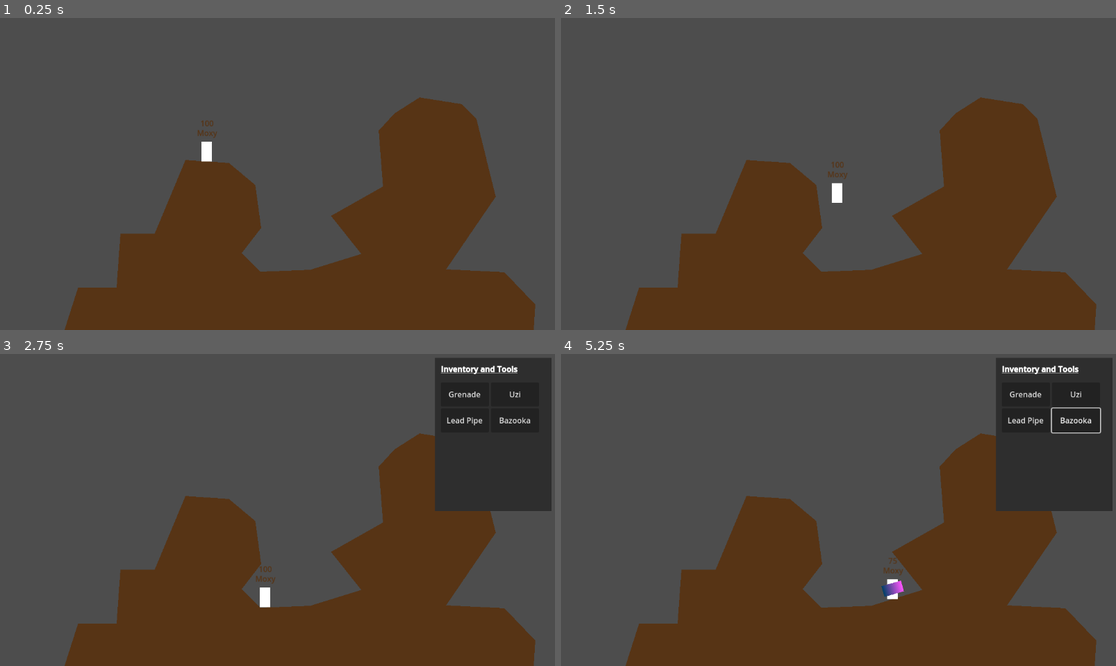
Above: before the commit, frames 1-4 (two rows, left to right).
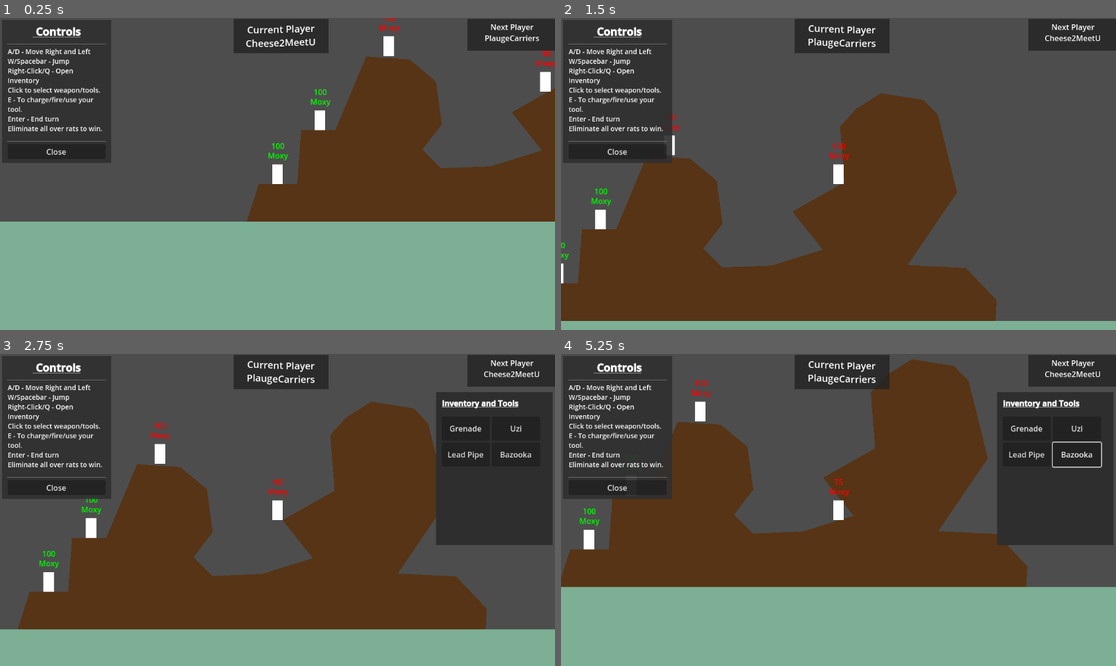
Above: after the commit, the same moments.

Repository: malceore/LD56
Game: Godot game, scene res://scenes/battle_ground/battle_ground.tscn
Same seed, same stepped clock (60 frames per second), same inputs: the game is played once before the commit and once after it.
Inputs (mouse positions are in pixels of both pictures, inside the frame that each line leads up to):
- Up to frame 1 (0.25 s): no input
- Up to frame 2 (1.5 s): tap Enter (Skip_Turn, bound only after the commit) at 0.5 s; move the mouse to (960, 158) at 0.52 s; hold D (Move_Right) from 0.53 s (still down); tap Space (Jump) at 0.6, 0.77, 1.07 s; click (960, 158) at 0.67 s; move the mouse to (727, 189) at 1.27 s; tap E (Shoot) at 1.35 s; click (727, 189) at 1.42 s
- Up to frame 3 (2.75 s): tap Space (Jump) at 1.52, 1.55, 1.82, 2.3 s; move the mouse to (333, 441) at 2.02 s; release D (Move_Right) at 2.03 s; hold A (Move_Left) from 2.03 s (still down); tap Q at 2.1 s; click (333, 441) at 2.17 s
- Up to frame 4 (5.25 s): release A (Move_Left) at 2.75 s; click "Grenade" at 2.75 s; click "Bazooka" at 3.5 s; move the mouse to (810, 572) at 4.27 s; hold D (Move_Right) from 4.28 s (still down); tap Space (Jump) at 4.35, 4.52, 4.82 s; click (810, 572) at 4.42 s; move the mouse to (1005, 556) at 5.02 s; hold E (Shoot) from 5.03 s (still down); click (1005, 556) at 5.17 s

The runs differ from the first frame. In frame 1, 62% of the frame differs, in the area x 0-100%, y 0-100%; in frame 2, 49%; in frame 3, 46%; in frame 4, 66%.

Commit message:
Got a very rudimentary version of the turns, teams, ending turns, death and winning setup. Want to commit because it wiped out one of my files on a game stop. painful. Next is a graphic and bug fix iteration before testing.

Diff:
--- /dev/null
+++ b/classes/player.gd
@@ -0,0 +1,21 @@
+class_name player extends Node
+
+var team_name: String = ""
+var active: bool = false
+var team_color: Color
+var current_mouse = 0
+var mice = []
+
+func get_next_mouse():
+	if mice.size() == 0 or mice.filter(is_dead).size() == mice.size():
+		return null
+	if current_mouse == mice.size()-1:
+		current_mouse = 0
+	else:
+		current_mouse += 1
+
+	return mice[current_mouse]
+
+
+func is_dead(mouse):
+	return mouse.dead
--- a/project.godot
+++ b/project.godot
@@ -40,3 +40,8 @@
 "events": [Object(InputEventKey,"resource_local_to_scene":false,"resource_name":"","device":-1,"window_id":0,"alt_pressed":false,"shift_pressed":false,"ctrl_pressed":false,"meta_pressed":false,"pressed":false,"keycode":0,"physical_keycode":69,"key_label":0,"unicode":101,"echo":false,"script":null)
 ]
 }
+Skip_Turn={
+"deadzone": 0.5,
+"events": [Object(InputEventKey,"resource_local_to_scene":false,"resource_name":"","device":-1,"window_id":0,"alt_pressed":false,"shift_pressed":false,"ctrl_pressed":false,"meta_pressed":false,"pressed":false,"keycode":0,"physical_keycode":4194309,"key_label":0,"unicode":0,"echo":false,"script":null)
+]
+}
--- a/scenes/battle_ground/battle_ground.gd
+++ b/scenes/battle_ground/battle_ground.gd
@@ -1,3 +1,52 @@
 extends Node2D
 
 @export var active_character: CharacterBody2D = null
+@onready var turn_handler = $Camera2D/TurnHandler
+@onready var spawn_points = $SpawnPoints.get_children()
+
+var mouse = preload("res://scenes/character/character.tscn")
+
+
+func _ready():
+	var player1 = player.new()
+	player1.team_name = "Cheese2MeetU"
+	player1.team_color = Color.GREEN
+	player1.mice = [
+		mouse.instantiate(),
+		mouse.instantiate()
+	]
+
+	var player2 = player.new()
+	player2.team_name = "PlaugeCarriers"
+	player2.team_color = Color.RED
+	player2.mice = [
+		mouse.instantiate(),
+		mouse.instantiate()
+	]
+
+	turn_handler.players.append_array([
+		player1,
+		player2
+	])
+
+	spawn_mice()
+	turn_handler.start()
+
+
+func won():
+	$Camera2D/GameSummary.start()
+
+
+func set_active_character(char):
+	active_character = char
+
+
+func spawn_mice():
+	var next_spawn_index = 0
+	for player in turn_handler.players:
+		for mouse in player.mice:
+			add_child(mouse)
+			mouse.position = spawn_points[next_spawn_index].position
+			next_spawn_index += 1
+			mouse.name_label.modulate = player.team_color
+			mouse.health_label.modulate = player.team_color
--- a/scenes/battle_ground/battle_ground.tscn
+++ b/scenes/battle_ground/battle_ground.tscn
@@ -1,28 +1,56 @@
-[gd_scene load_steps=4 format=3 uid="uid://bgf0k2pjcfeua"]
+[gd_scene load_steps=7 format=3 uid="uid://bgf0k2pjcfeua"]
 
 [ext_resource type="Script" path="res://scenes/battle_ground/battle_ground.gd" id="1_totfw"]
-[ext_resource type="PackedScene" uid="uid://dgq8ynyvfh4y2" path="res://scenes/character/character.tscn" id="2_a3lrx"]
+[ext_resource type="PackedScene" uid="uid://gog7cyujijfw" path="res://scenes/terrian/terrian.tscn" id="2_8y45k"]
 [ext_resource type="PackedScene" uid="uid://bnwp6ma4mcr2k" path="res://scenes/inventory/inventory.tscn" id="3_77omx"]
+[ext_resource type="PackedScene" uid="uid://cu4p5v7dn5qax" path="res://scenes/turn_handler/turn_handler.tscn" id="4_lynks"]
+[ext_resource type="PackedScene" uid="uid://cdljbccjtfmgk" path="res://scenes/game_summary/game_summary.tscn" id="4_yv4dk"]
+[ext_resource type="PackedScene" uid="uid://cf305x3eifves" path="res://scenes/controls/controls.tscn" id="6_kuldb"]
 
-[node name="BattleGround" type="Node2D" node_paths=PackedStringArray("active_character")]
+[node name="BattleGround" type="Node2D"]
 script = ExtResource("1_totfw")
-active_character = NodePath("Character")
 
-[node name="Terrian" type="Node2D" parent="."]
+[node name="Terrian" parent="." instance=ExtResource("2_8y45k")]
 
-[node name="StaticBody2D" type="StaticBody2D" parent="Terrian"]
-collision_layer = 3
-collision_mask = 3
+[node name="SpawnPoints" type="Node2D" parent="."]
 
-[node name="Polygon2D2" type="CollisionPolygon2D" parent="Terrian/StaticBody2D"]
-polygon = PackedVector2Array(132, 654, 162, 560, 242, 560, 250, 448, 321, 448, 385, 295, 475, 301, 530, 347, 542, 436, 502, 488, 541, 527, 644, 523, 750, 490, 687, 411, 795, 350, 786, 234, 819, 198, 871, 165, 959, 179, 989, 210, 1029, 371, 926, 522, 1047, 528, 1111, 595, 1107, 663)
+[node name="Spawn1" type="Node2D" parent="SpawnPoints"]
+position = Vector2(289, 427)
 
-[node name="Polygon2D" type="Polygon2D" parent="Terrian"]
-color = Color(0.342008, 0.204449, 0.0826466, 1)
-polygon = PackedVector2Array(132, 654, 162, 560, 242, 560, 250, 448, 321, 448, 385, 295, 475, 301, 530, 347, 542, 436, 502, 488, 541, 527, 644, 523, 750, 490, 687, 411, 795, 350, 786, 234, 819, 198, 871, 165, 959, 179, 989, 210, 1029, 371, 926, 522, 1047, 528, 1111, 595, 1107, 663)
+[node name="Spawn2" type="Node2D" parent="SpawnPoints"]
+position = Vector2(201, 541)
 
-[node name="Character" parent="." instance=ExtResource("2_a3lrx")]
-position = Vector2(429, 255)
+[node name="Spawn3" type="Node2D" parent="SpawnPoints"]
+position = Vector2(432, 273)
 
-[node name="Inventory" parent="." instance=ExtResource("3_77omx")]
+[node name="Spawn4" type="Node2D" parent="SpawnPoints"]
+position = Vector2(757, 347)
+
+[node name="Spawn5" type="Node2D" parent="SpawnPoints"]
+position = Vector2(1022, 506)
+
+[node name="Spawn6" type="Node2D" parent="SpawnPoints"]
+position = Vector2(577, 507)
+
+[node name="Spawn7" type="Node2D" parent="SpawnPoints"]
+position = Vector2(899, 153)
+
+[node name="Camera2D" type="Camera2D" parent="."]
+position = Vector2(574, 322)
+
+[node name="Inventory" parent="Camera2D" instance=ExtResource("3_77omx")]
 visible = false
+z_index = 1
+position = Vector2(329, -245)
+
+[node name="TurnHandler" parent="Camera2D" instance=ExtResource("4_lynks")]
+z_index = 1
+position = Vector2(-574, -322)
+
+[node name="GameSummary" parent="Camera2D" instance=ExtResource("4_yv4dk")]
+process_mode = 3
+visible = false
+z_index = 1
+
+[node name="Controls" parent="Camera2D" instance=ExtResource("6_kuldb")]
+z_index = 1
--- a/scenes/character/character.gd
+++ b/scenes/character/character.gd
@@ -2,26 +2,37 @@
 
 @export var health = 100
 @export var custom_name = "Moxy"
+@onready var name_label = $NameLabel
+@onready var health_label = $HealthLabel
 
 const SPEED = 150.0
 const JUMP_VELOCITY = -200.0
 const labelBoilerplate = "[center]"
 var gravity = ProjectSettings.get_setting("physics/2d/default_gravity")
-var color = Color(0.342008, 0.204449, 0.0826466, 1)
 var active_weapon = null
+var active = false
+var dead = false
 
 
 func _ready():
-	$HealthLabel.text = labelBoilerplate + str(health)
-	$HealthLabel.modulate = color
-	$NameLabel.text = labelBoilerplate + custom_name
-	$NameLabel.modulate = color
+	health_label.text = labelBoilerplate + str(health)
+	name_label.text = labelBoilerplate + custom_name
 
 
 func take_damage(damage):
-	health -= damage
-	$HealthLabel.text = labelBoilerplate + str(health)
-	print_debug("Ouchie!")
+	if not dead:
+		health -= damage
+		health_label.text = labelBoilerplate + str(health)
+		print_debug("Ouchie!")
+		if health <= 0:
+			die()
+
+
+func die():
+	dead = true
+	health = 0
+	health_label.text = labelBoilerplate + "Dead"
+
 
 func change_weapon(weapon):
 	if active_weapon != null:
@@ -43,15 +54,16 @@
 
 
 func _physics_process(delta):
-	if not is_on_floor():
-		velocity.y += gravity * delta
+	if active:
+		if not is_on_floor():
+			velocity.y += gravity * delta
 
-	if Input.is_action_just_pressed("Jump") and is_on_floor():
-		velocity.y = JUMP_VELOCITY
-	var direction = Input.get_axis("Move_Left", "Move_Right")
-	if direction:
-		velocity.x = direction * SPEED
-	else:
-		velocity.x = move_toward(velocity.x, 0, SPEED)
+		if Input.is_action_just_pressed("Jump") and is_on_floor():
+			velocity.y = JUMP_VELOCITY
+		var direction = Input.get_axis("Move_Left", "Move_Right")
+		if direction:
+			velocity.x = direction * SPEED
+		else:
+			velocity.x = move_toward(velocity.x, 0, SPEED)
 
-	move_and_slide()
+		move_and_slide()
--- /dev/null
+++ b/scenes/controls/controls.gd
@@ -0,0 +1,4 @@
+extends ColorRect
+
+func _on_button_pressed():
+	visible = false
--- /dev/null
+++ b/scenes/controls/controls.tscn
@@ -0,0 +1,67 @@
+[gd_scene load_steps=2 format=3 uid="uid://cf305x3eifves"]
+
+[ext_resource type="Script" path="res://scenes/controls/controls.gd" id="1_lxktw"]
+
+[node name="Controls" type="ColorRect"]
+anchors_preset = 8
+anchor_left = 0.5
+anchor_top = 0.5
+anchor_right = 0.5
+anchor_bottom = 0.5
+offset_left = -572.0
+offset_top = -320.0
+offset_right = -345.0
+offset_bottom = -23.0
+grow_horizontal = 2
+grow_vertical = 2
+size_flags_horizontal = 4
+color = Color(0.188235, 0.188235, 0.188235, 0.921569)
+script = ExtResource("1_lxktw")
+
+[node name="MarginContainer" type="MarginContainer" parent="."]
+layout_mode = 1
+anchors_preset = 15
+anchor_right = 1.0
+anchor_bottom = 1.0
+grow_horizontal = 2
+grow_vertical = 2
+theme_override_constants/margin_left = 12
+theme_override_constants/margin_top = 12
+theme_override_constants/margin_right = 12
+theme_override_constants/margin_bottom = 12
+
+[node name="VBoxContainer" type="VBoxContainer" parent="MarginContainer"]
+layout_mode = 2
+
+[node name="RichTextLabel" type="RichTextLabel" parent="MarginContainer/VBoxContainer"]
+custom_minimum_size = Vector2(0, 35)
+layout_mode = 2
+theme_override_font_sizes/bold_font_size = 22
+bbcode_enabled = true
+text = "[center][u][b] Controls"
+
+[node name="HSeparator" type="HSeparator" parent="MarginContainer/VBoxContainer"]
+layout_mode = 2
+
+[node name="RichTextLabel1" type="RichTextLabel" parent="MarginContainer/VBoxContainer"]
+custom_minimum_size = Vector2(0, 190)
+layout_mode = 2
+theme_override_font_sizes/normal_font_size = 14
+text = "A/D - Move Right and Left
+W/Spacebar - Jump
+Right-Click/Q - Open Inventory
+Click to select weapon/tools.
+E - To charge/fire/use your tool.
+Enter - End turn
+Eliminate all over rats to win."
+
+[node name="HSeparator2" type="HSeparator" parent="MarginContainer/VBoxContainer"]
+custom_minimum_size = Vector2(50, 0)
+layout_mode = 2
+
+[node name="Button" type="Button" parent="MarginContainer/VBoxContainer"]
+layout_mode = 2
+text = "Close
+"
+
+[connection signal="pressed" from="MarginContainer/VBoxContainer/Button" to="." method="_on_button_pressed"]
--- /dev/null
+++ b/scenes/game_summary/game_summary.gd
@@ -0,0 +1,6 @@
+extends ColorRect
+
+
+func start():
+	visible = true
+	get_tree().paused = true
--- /dev/null
+++ b/scenes/game_summary/game_summary.tscn
@@ -0,0 +1,68 @@
+[gd_scene load_steps=2 format=3 uid="uid://cdljbccjtfmgk"]
+
+[ext_resource type="Script" path="res://scenes/game_summary/game_summary.gd" id="1_pap7g"]
+
+[node name="GameSummary" type="ColorRect"]
+anchors_preset = 8
+anchor_left = 0.5
+anchor_top = 0.5
+anchor_right = 0.5
+anchor_bottom = 0.5
+offset_left = -212.0
+offset_top = -118.0
+offset_right = 212.0
+offset_bottom = 118.0
+grow_horizontal = 2
+grow_vertical = 2
+size_flags_horizontal = 4
+color = Color(0.188235, 0.188235, 0.188235, 0.921569)
+script = ExtResource("1_pap7g")
+
+[node name="MarginContainer" type="MarginContainer" parent="."]
+layout_mode = 1
+anchors_preset = 15
+anchor_right = 1.0
+anchor_bottom = 1.0
+grow_horizontal = 2
+grow_vertical = 2
+theme_override_constants/margin_left = 12
+theme_override_constants/margin_top = 12
+theme_override_constants/margin_right = 12
+theme_override_constants/margin_bottom = 12
+
+[node name="VBoxContainer" type="VBoxContainer" parent="MarginContainer"]
+layout_mode = 2
+
+[node name="RichTextLabel" type="RichTextLabel" parent="MarginContainer/VBoxContainer"]
+custom_minimum_size = Vector2(0, 45)
+layout_mode = 2
+theme_override_font_sizes/bold_font_size = 22
+bbcode_enabled = true
+text = "[center][u][b] Game Summary"
+
+[node name="HSeparator" type="HSeparator" parent="MarginContainer/VBoxContainer"]
+layout_mode = 2
+
+[node name="RichTextLabel2" type="RichTextLabel" parent="MarginContainer/VBoxContainer"]
+custom_minimum_size = Vector2(0, 30)
+layout_mode = 2
+text = "Winning Team:"
+
+[node name="RichTextLabel3" type="RichTextLabel" parent="MarginContainer/VBoxContainer"]
+custom_minimum_size = Vector2(0, 30)
+layout_mode = 2
+text = "Most Damage Dealt:"
+
+[node name="RichTextLabel4" type="RichTextLabel" parent="MarginContainer/VBoxContainer"]
+custom_minimum_size = Vector2(0, 30)
+layout_mode = 2
+text = "Mouse of the House:"
+
+[node name="HSeparator2" type="HSeparator" parent="MarginContainer/VBoxContainer"]
+custom_minimum_size = Vector2(50, 0)
+layout_mode = 2
+
+[node name="Button" type="Button" parent="MarginContainer/VBoxContainer"]
+layout_mode = 2
+text = "Return to Main Menu
+"
--- a/scenes/inventory/inventory.gd
+++ b/scenes/inventory/inventory.gd
@@ -17,7 +17,7 @@
 
 
 func _on_button_pressed():
-	get_parent().active_character.change_weapon(grenade.instantiate())
+	get_parent().get_parent().active_character.change_weapon(grenade.instantiate())
 
 func _on_button_4_pressed():
-	get_parent().active_character.change_weapon(bazooka.instantiate())
+	get_parent().get_parent().active_character.change_weapon(bazooka.instantiate())
--- /dev/null
+++ b/scenes/terrian/terrian.gd
@@ -0,0 +1,6 @@
+extends Node2D
+
+
+func _on_water_body_entered(body:Node2D):
+	if body.has_method("die"):
+		body.die()
--- /dev/null
+++ b/scenes/terrian/terrian.tscn
@@ -0,0 +1,35 @@
+[gd_scene load_steps=3 format=3 uid="uid://gog7cyujijfw"]
+
+[ext_resource type="Script" path="res://scenes/terrian/terrian.gd" id="1_ret17"]
+
+[sub_resource type="RectangleShape2D" id="RectangleShape2D_fuk8r"]
+size = Vector2(2868, 112)
+
+[node name="Terrian" type="Node2D"]
+script = ExtResource("1_ret17")
+
+[node name="StaticBody2D" type="StaticBody2D" parent="."]
+collision_layer = 3
+collision_mask = 3
+
+[node name="Polygon2D2" type="CollisionPolygon2D" parent="StaticBody2D"]
+polygon = PackedVector2Array(132, 654, 162, 560, 242, 560, 250, 448, 321, 448, 385, 295, 475, 301, 530, 347, 542, 436, 502, 488, 541, 527, 644, 523, 750, 490, 687, 411, 795, 350, 786, 234, 819, 198, 871, 165, 959, 179, 989, 210, 1029, 371, 926, 522, 1047, 528, 1111, 595, 1107, 663)
+
+[node name="Polygon2D" type="Polygon2D" parent="."]
+color = Color(0.342008, 0.204449, 0.0826466, 1)
+polygon = PackedVector2Array(132, 654, 162, 560, 242, 560, 250, 448, 321, 448, 385, 295, 475, 301, 530, 347, 542, 436, 502, 488, 541, 527, 644, 523, 750, 490, 687, 411, 795, 350, 786, 234, 819, 198, 871, 165, 959, 179, 989, 210, 1029, 371, 926, 522, 1047, 528, 1111, 595, 1107, 663)
+
+[node name="Water" type="Area2D" parent="."]
+
+[node name="ColorRect" type="ColorRect" parent="Water"]
+offset_left = -974.0
+offset_top = 638.0
+offset_right = 2090.0
+offset_bottom = 1196.0
+color = Color(0.489938, 0.68676, 0.578893, 1)
+
+[node name="CollisionShape2D" type="CollisionShape2D" parent="Water"]
+position = Vector2(641, 693)
+shape = SubResource("RectangleShape2D_fuk8r")
+
+[connection signal="body_entered" from="Water" to="." method="_on_water_body_entered"]
--- /dev/null
+++ b/scenes/turn_handler/turn_handler.gd
@@ -0,0 +1,84 @@
+extends Node2D
+
+@export var players: Array[player]
+@export var current_player = -1
+@export var debug = false
+
+@onready var prev_player_label = $PreviousPlayer/MarginContainer/RichTextLabel
+@onready var curr_player_label = $CurrentPlayer/MarginContainer/RichTextLabel
+@onready var next_player_label = $NextPlayer/MarginContainer/RichTextLabel
+@onready var camera = get_parent()
+
+const boilerplate: String = "[center]"
+var started = false
+var parent
+
+
+func start():
+	if !debug:
+		players.shuffle()
+	parent = get_parent().get_parent()
+	change_turn()
+	started = true
+
+
+func _process(delta):
+	if started:
+		if Input.is_action_just_pressed("Skip_Turn"):
+			change_turn()
+
+		if parent.active_character != null:
+			camera.position = parent.active_character.position
+
+
+func did_someone_win():
+	var players_with_mice = []
+	for player in players:
+		var living_mice = []
+		for mouse in player.mice:
+			if !mouse.dead:
+				living_mice.append(mouse)
+		if living_mice.size() > 0:
+			players_with_mice.append(player)
+	# If only one player has mice, they have won!
+	if players_with_mice.size() > 1:
+		return false
+	return true
+
+
+func change_turn():
+	if did_someone_win():
+		parent.won()
+		return
+	set_next_player()
+	set_active_mouse()
+
+
+func set_active_mouse():
+	if parent.active_character != null:
+		parent.active_character.active = false
+	var mouse = players[current_player].get_next_mouse()
+	if mouse == null:
+		change_turn()
+	else:
+		parent.active_character = mouse
+		mouse.active = true
+
+
+func set_next_player():
+	# Handle all the label swapping and edge cases.
+	if current_player == players.size()-1:
+		current_player = 0
+	else:
+		current_player += 1
+	curr_player_label.text = boilerplate + "[wave]Current Player\n" + players[current_player].team_name
+
+	if current_player == 0:
+		prev_player_label.text = boilerplate + "Previous Player\n" + players[players.size()-1].team_name
+	else:
+		prev_player_label.text = boilerplate + "Previous Player\n" + players[current_player].team_name
+
+	if current_player == players.size()-1:
+		next_player_label.text = boilerplate + "Next Player\n" + players[0].team_name
+	else:
+		next_player_label.text = boilerplate + "Next Player\n" + players[current_player + 1].team_name
--- /dev/null
+++ b/scenes/turn_handler/turn_handler.tscn
@@ -0,0 +1,80 @@
+[gd_scene load_steps=2 format=3 uid="uid://cu4p5v7dn5qax"]
+
+[ext_resource type="Script" path="res://scenes/turn_handler/turn_handler.gd" id="1_tou8d"]
+
+[node name="TurnHandler" type="Node2D"]
+script = ExtResource("1_tou8d")
+
+[node name="PreviousPlayer" type="ColorRect" parent="."]
+visible = false
+offset_right = 186.0
+offset_bottom = 63.0
+color = Color(0.137255, 0.137255, 0.137255, 0.8)
+
+[node name="MarginContainer" type="MarginContainer" parent="PreviousPlayer"]
+layout_mode = 1
+anchors_preset = 15
+anchor_right = 1.0
+anchor_bottom = 1.0
+grow_horizontal = 2
+grow_vertical = 2
+theme_override_constants/margin_left = 5
+theme_override_constants/margin_top = 5
+theme_override_constants/margin_right = 5
+theme_override_constants/margin_bottom = 5
+
+[node name="RichTextLabel" type="RichTextLabel" parent="PreviousPlayer/MarginContainer"]
+layout_mode = 2
+bbcode_enabled = true
+text = "[center]Previous Player:"
+scroll_active = false
+
+[node name="CurrentPlayer" type="ColorRect" parent="."]
+offset_left = 483.0
+offset_right = 680.0
+offset_bottom = 71.0
+size_flags_horizontal = 4
+color = Color(0.137255, 0.137255, 0.137255, 0.8)
+
+[node name="MarginContainer" type="MarginContainer" parent="CurrentPlayer"]
+layout_mode = 1
+anchors_preset = 15
+anchor_right = 1.0
+anchor_bottom = 1.0
+grow_horizontal = 2
+grow_vertical = 2
+theme_override_constants/margin_left = 7
+theme_override_constants/margin_top = 7
+theme_override_constants/margin_right = 7
+theme_override_constants/margin_bottom = 7
+
+[node name="RichTextLabel" type="RichTextLabel" parent="CurrentPlayer/MarginContainer"]
+layout_mode = 2
+theme_override_font_sizes/normal_font_size = 20
+bbcode_enabled = true
+text = "[center][wave][u]Current Player:"
+scroll_active = false
+
+[node name="NextPlayer" type="ColorRect" parent="."]
+offset_left = 968.0
+offset_right = 1154.0
+offset_bottom = 66.0
+color = Color(0.137255, 0.137255, 0.137255, 0.8)
+
+[node name="MarginContainer" type="MarginContainer" parent="NextPlayer"]
+layout_mode = 1
+anchors_preset = 15
+anchor_right = 1.0
+anchor_bottom = 1.0
+grow_horizontal = 2
+grow_vertical = 2
+theme_override_constants/margin_left = 5
+theme_override_constants/margin_top = 5
+theme_override_constants/margin_right = 5
+theme_override_constants/margin_bottom = 5
+
+[node name="RichTextLabel" type="RichTextLabel" parent="NextPlayer/MarginContainer"]
+layout_mode = 2
+bbcode_enabled = true
+text = "[center]Next Player:"
+scroll_active = false
